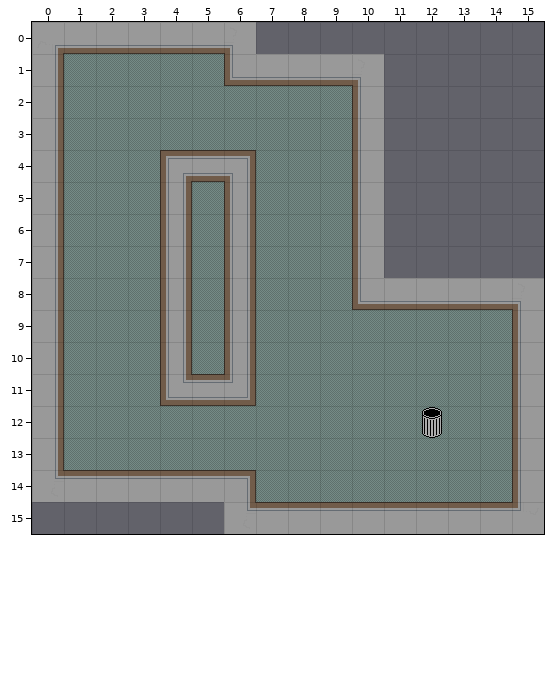
Two states of a Tiled map, core/assets/Maps/Official Maps/anothermap.tmx. Above: the version before the commit.
Cells are 32x32 px. Shown: x 0..15, y 0..15.
The result:
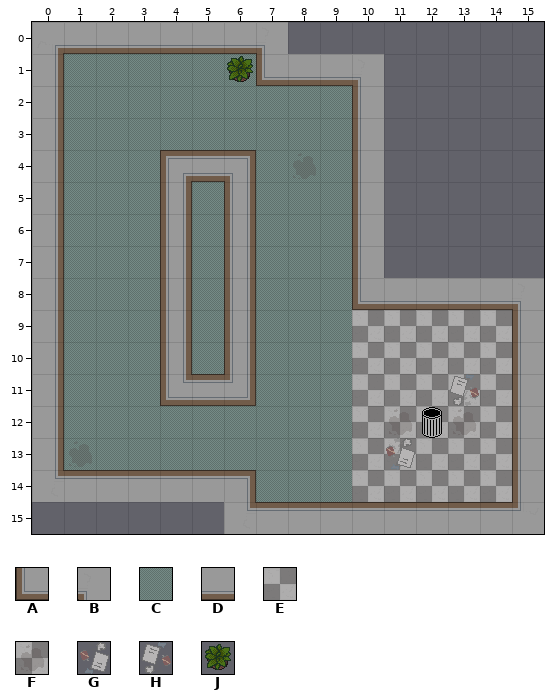
Key: from "oltile": A 4, B 12, C 16, D 17; from "rugs": E 15, F 25, G 28, H 29, J 30.
_ is an empty cell.
See-through tiles are keyed as they look on the map.
The edit:
Layer "Tile Layer 1":
y 1: x 6 _ -> C
y 9..14: x 10..14 CCCCC -> EEEEE
Layer "Tile Layer 2":
y 0: x 6..7 B_ -> DB
y 1: x 6..7 AD -> JA
y 11: x 13 _ -> H
y 12: x 11 _ -> F; x 13 _ -> F
y 13: x 11 _ -> G
